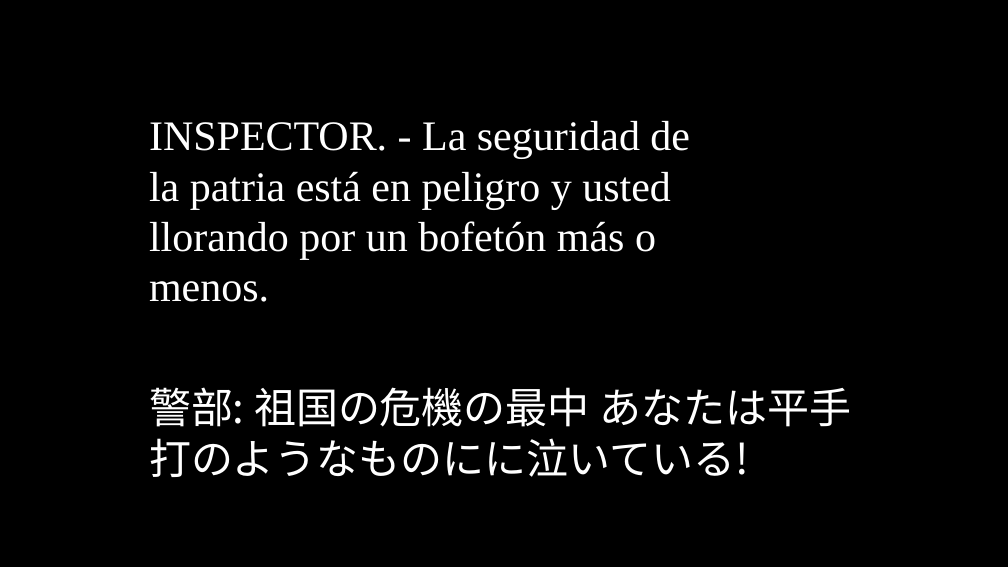
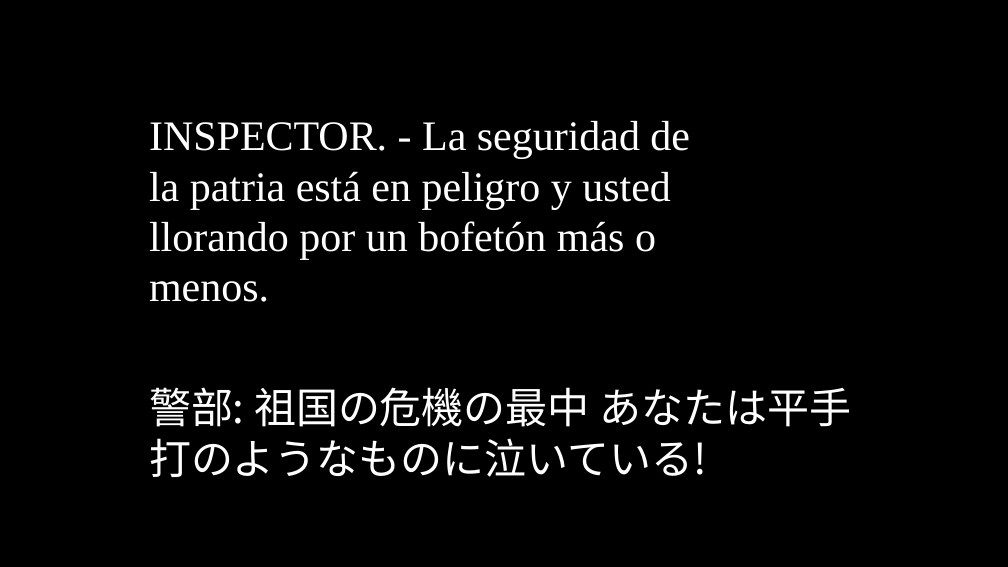
Before and after one commit to oulcggc/lang-drama-caption, a slide deck: slide 51 of complete-cap.pptx. Drawn at 1008x567 pixels with LibreOffice and Linux fonts; fonts in the diff are those of the drawing. Boxes give left, top, right and bottom in pixels: in the first picture for what was removed or moved away, otherwise in the second. Text is boxed around its words. In the diff, an @@ line names an element or a change of style, - is before the commit and + after.

```diff
--- a/complete-cap.pptx
+++ b/complete-cap.pptx
@@ text at (x1=149, y1=387, x2=851, y2=477): text changed @@
-警部: 祖国の危機の最中 あなたは平手打のようなものにに泣いている!
+警部: 祖国の危機の最中 あなたは平手打のようなものに泣いている!
```
Also in this commit, not shown: 10 other slides changed.
